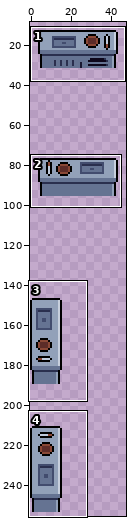
Edited in one commit: sprite sheet (Sprites/Entities/Kitchen_Counter.png). Above, an overview of the earlier version with the close-up marked.
Close-up. As it was:
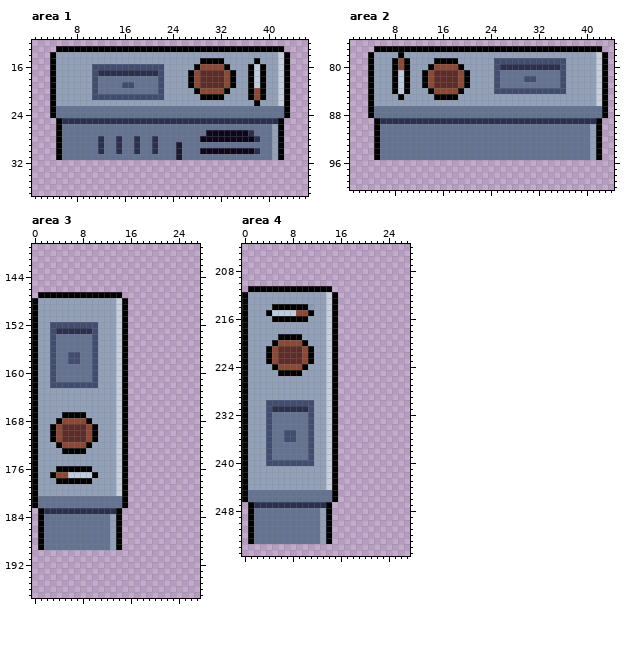
The file is 48x256 pixels. Shown: area 1: x 1..46, y 12..37; area 2: x 1..44, y 76..100; area 3: x 0..27, y 139..197; area 4: x 0..27, y 204..255. The wide view leaves out empty margins.
Once edited:
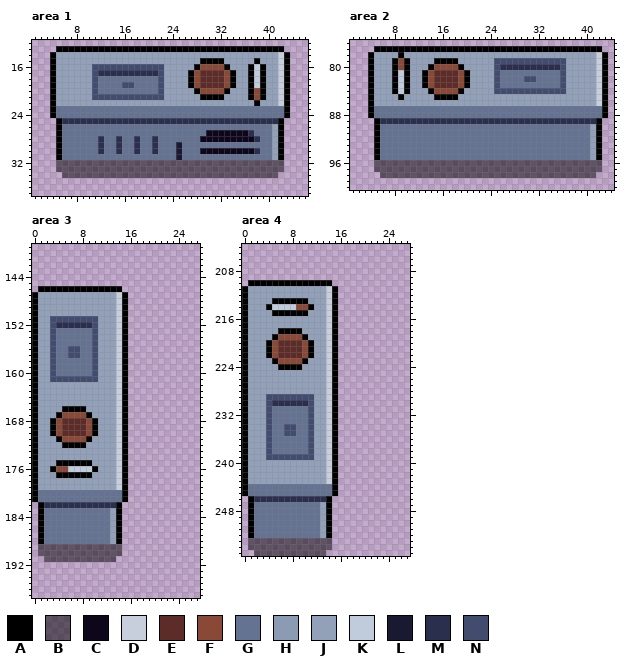
Palette (. is transparent): A #000000  B #00000082  C #0e071b  D #c7cfdd  E #5d2c28  F #8a4836  G #657392  H #8b9bb4  J #92a1b9  K #c0cbdc  L #1a1932  M #2a2f4e  N #424c6e
Edits made:
Changed rows in their new state; - is an unchanged pixel.
Area 1:
first column x 5:
32 BBBBBBBBBBBBBBBBBBBBBBBBBBBBBBBBBBBBBB
33 BBBBBBBBBBBBBBBBBBBBBBBBBBBBBBBBBBBBBB
34 -BBBBBBBBBBBBBBBBBBBBBBBBBBBBBBBBBBBB-
Area 2:
first column x 5:
 96 BBBBBBBBBBBBBBBBBBBBBBBBBBBBBBBBBBBBBB
 97 BBBBBBBBBBBBBBBBBBBBBBBBBBBBBBBBBBBBBB
 98 -BBBBBBBBBBBBBBBBBBBBBBBBBBBBBBBBBBBB-
Area 3:
first column x 0:
146 -AAAAAAAAAAAAAA-
147 AJJJJJJJJJJJJJDA
first column x 3:
151 NNNNNNNN
152 -MMMMMM-
153 -GGGGGG-
156 ---NN---
158 ---GG---
161 -NNNNNN-
162 JJJJJJJJ
first column x 0:
166 -----AAAA-------
167 ----AFFFFA------
168 ---AFEEEEFA-----
171 ---JAFFFFAJ-----
172 ----JAAAAJ------
173 -----JJJJ-------
175 ----AAAAAA------
176 ---AFFKKKKA-----
177 ---HAAAAAAJ-----
178 ---JJJJJJJ------
180 -GGGGGGGGGGGGGG-
182 .AMMMMMMMMMMMMA.
183 --GGGGGGGGGGGJ--
first column x 1:
189 BBBBBBBBBBBBBB
190 BBBBBBBBBBBBBB
191 -BBBBBBBBBBBB-
Area 4:
first column x 0:
210 -AAAAAAAAAAAAAA-
211 AJJJJJJJJJJJJJDA
213 -----AAAAAAH----
214 ----AKKKKFFA----
215 ----JAAAAAAJ----
216 -----JJJJJJ-----
218 ------AAAA------
219 -----AFFFFA-----
220 ----AFEEEEFA----
223 ----JAFFFFAJ----
224 -----JAAAAJ-----
225 ------JJJJ------
first column x 4:
229 NNNNNNNN
230 -MMMMMM-
231 -GGGGGG-
234 ---NN---
236 ---GG---
239 -NNNNNN-
240 JJJJJJJJ
first column x 0:
244 -GGGGGGGGGGGGGG-
246 .AMMMMMMMMMMMMA.
247 --GGGGGGGGGGGJ--
first column x 1:
253 BBBBBBBBBBBBBB
254 BBBBBBBBBBBBBB
255 -BBBBBBBBBBBB-
Changed places in both close-ups, as pixel boxes (x1, y1, x2, y2):
added: (56, 160, 284, 178)
added: (374, 160, 602, 178)
changed: (32, 286, 128, 298)
changed: (50, 316, 98, 388)
changed: (32, 406, 128, 514)
changed: (38, 544, 122, 562)
changed: (242, 280, 338, 508)
changed: (248, 538, 332, 556)
